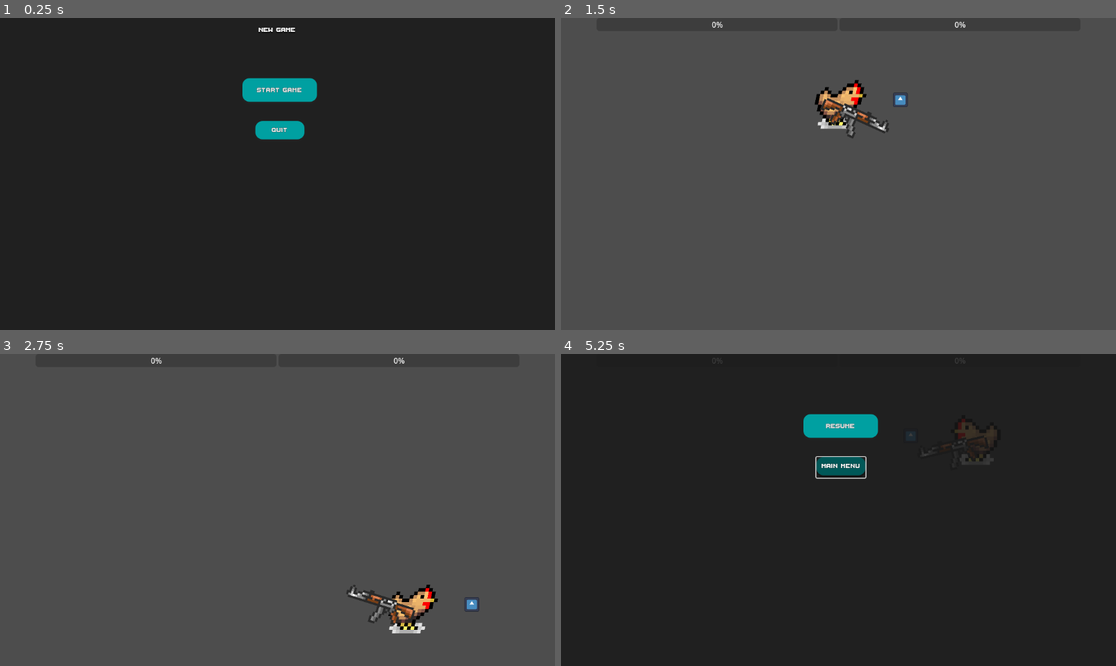
Above: before the commit, frames 1-4 (two rows, left to right).
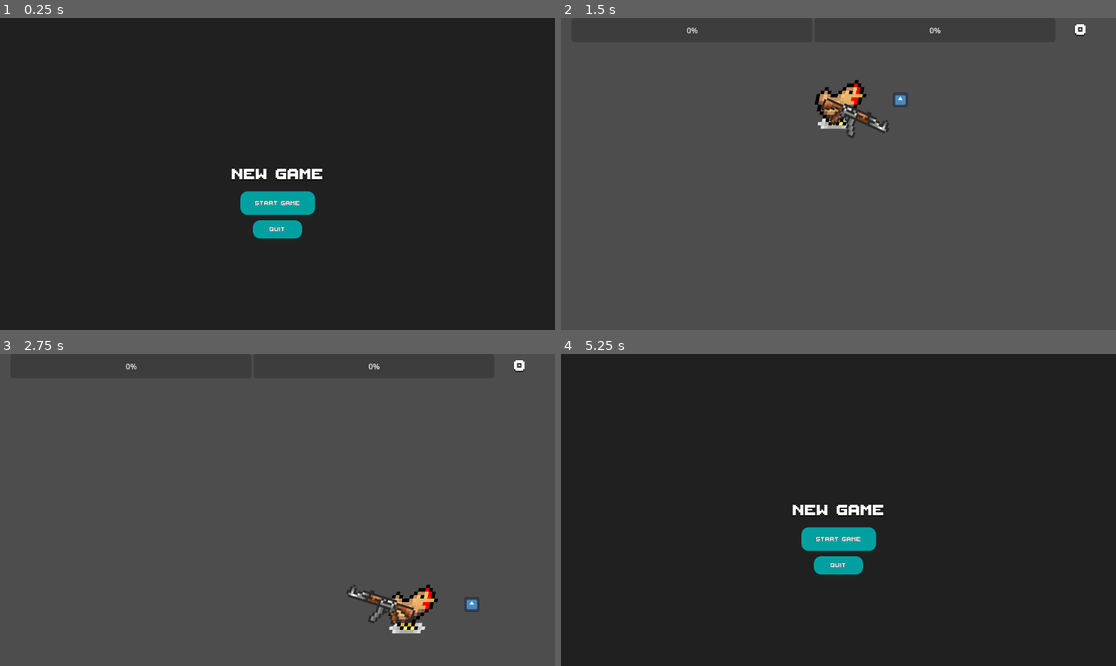
Above: after the commit, the same moments.

Repository: mynkrthd/chicken
Game: Godot game, scene res://Scenes/main.tscn
Two runs of this game, one before a commit and one after it. Both use one fixed random seed, a clock stepped at 60 frames per second and the inputs below. The engine's default icon, where the game draws it, is replaced by a stand-in: a white triangle on a blue panel in a dark square.
Inputs (mouse positions are in pixels of both pictures, inside the frame that each line leads up to):
- Up to frame 1 (0.25 s): no input
- Up to frame 2 (1.5 s): click "START GAME" at 0.5 s; tap Enter at 1.25 s; move the mouse to (960, 158) at 1.27 s; hold D (MoveRight) from 1.28 s (still down); hold Shift (Dash) from 1.28 s (still down)
- Up to frame 3 (2.75 s): move the mouse to (166, 525) at 2.02 s; release D (MoveRight) at 2.03 s; release Shift (Dash) at 2.03 s; hold S (MoveDown) from 2.03 s (still down); tap Shift (Dash) at 2.1 s
- Up to frame 4 (5.25 s): move the mouse to (894, 441) at 2.77 s; release S (MoveDown) at 2.78 s; hold D (MoveRight) 2.78-3.53 s; hold Shift (Dash) 2.78-3.53 s; move the mouse to (810, 572) at 3.52 s; hold W (MoveUp) 3.53-4.28 s; tap Shift (Dash) at 3.6 s; tap Space at 4.25 s; move the mouse to (1005, 556) at 4.27 s; hold A (MoveLeft) 4.28-5 s; hold Shift (Dash) 4.28-5 s; tap Escape (pause_game) at 4.9 s; click "Main MENU" at 5 s

The runs differ from the first frame. In frame 1, 3.5% of the frame differs, in the area x 41-59%, y 3-71%; in frame 2, 0.2%; in frame 3, 0.2%; in frame 4, 3.7%, in the area x 27-78%, y 1-71%.

Commit message:
core loop

Diff:
--- a/project_files/Scenes/UI/hud.tscn
+++ b/project_files/Scenes/UI/hud.tscn
@@ -1,4 +1,6 @@
-[gd_scene format=3 uid="uid://dlmr5vl3ghvlj"]
+[gd_scene load_steps=2 format=3 uid="uid://dlmr5vl3ghvlj"]
+
+[ext_resource type="Theme" uid="uid://c18an0636huu3" path="res://theme.tres" id="1_htc5r"]
 
 [node name="hud" type="Control"]
 layout_mode = 3
@@ -7,6 +9,7 @@
 anchor_bottom = 1.0
 grow_horizontal = 2
 grow_vertical = 2
+theme = ExtResource("1_htc5r")
 
 [node name="HBoxContainer" type="HBoxContainer" parent="."]
 layout_direction = 2
@@ -18,9 +21,17 @@
 alignment = 1
 
 [node name="ProgressBar2" type="ProgressBar" parent="HBoxContainer"]
-custom_minimum_size = Vector2(500, 0)
+custom_minimum_size = Vector2(500, 50)
 layout_mode = 2
 
 [node name="ProgressBar" type="ProgressBar" parent="HBoxContainer"]
-custom_minimum_size = Vector2(500, 0)
+custom_minimum_size = Vector2(500, 50)
 layout_mode = 2
+
+[node name="Label" type="Label" parent="HBoxContainer"]
+custom_minimum_size = Vector2(100, 50)
+layout_mode = 2
+text = "0"
+horizontal_alignment = 1
+vertical_alignment = 1
+autowrap_mode = 2
--- a/project_files/Scenes/UI/main_Menu.tscn
+++ b/project_files/Scenes/UI/main_Menu.tscn
@@ -25,11 +25,18 @@
 color = Color(0.0941176, 0.0941176, 0.0941176, 0.839216)
 
 [node name="titleLbl" type="Label" parent="."]
-layout_mode = 2
-offset_left = 537.0
-offset_top = 15.0
-offset_right = 614.0
-offset_bottom = 34.0
+layout_mode = 1
+anchors_preset = 8
+anchor_left = 0.5
+anchor_top = 0.5
+anchor_right = 0.5
+anchor_bottom = 0.5
+offset_left = -95.5
+offset_top = -23.5
+offset_right = 95.5
+offset_bottom = 23.5
+grow_horizontal = 2
+grow_vertical = 2
 size_flags_horizontal = 4
 size_flags_vertical = 0
 text = "NEW GAME"
@@ -37,20 +44,34 @@
 vertical_alignment = 1
 
 [node name="startBtn" type="Button" parent="."]
-layout_mode = 2
-offset_left = 503.0
-offset_top = 125.0
-offset_right = 658.0
-offset_bottom = 179.0
+layout_mode = 1
+anchors_preset = 8
+anchor_left = 0.5
+anchor_top = 0.5
+anchor_right = 0.5
+anchor_bottom = 0.5
+offset_left = -77.5
+offset_top = 36.0
+offset_right = 77.5
+offset_bottom = 90.0
+grow_horizontal = 2
+grow_vertical = 2
 size_flags_vertical = 4
 text = "START GAME"
 
 [node name="quitBtn" type="Button" parent="."]
-layout_mode = 0
-offset_left = 530.0
-offset_top = 214.0
-offset_right = 632.0
-offset_bottom = 257.0
+layout_mode = 1
+anchors_preset = 8
+anchor_left = 0.5
+anchor_top = 0.5
+anchor_right = 0.5
+anchor_bottom = 0.5
+offset_left = -51.0
+offset_top = 96.0
+offset_right = 51.0
+offset_bottom = 139.0
+grow_horizontal = 2
+grow_vertical = 2
 text = "Quit"
 
 [connection signal="STARTGAME" from="." to="." method="_on_startgame"]
--- a/project_files/Scenes/UI/pause_menu.tscn
+++ b/project_files/Scenes/UI/pause_menu.tscn
@@ -40,3 +40,4 @@
 text = "Main MENU"
 
 [connection signal="pressed" from="resumeBtn" to="." method="_on_resume_btn_pressed"]
+[connection signal="pressed" from="mainMenuBtn" to="." method="_on_main_menu_btn_pressed"]
--- a/project_files/Scenes/main.tscn
+++ b/project_files/Scenes/main.tscn
@@ -23,9 +23,12 @@
 grow_vertical = 1
 
 [node name="GameOver" parent="CanvasLayer" instance=ExtResource("4_vghgb")]
+visible = false
 
 [node name="PauseMenu" parent="CanvasLayer" instance=ExtResource("5_o1636")]
+visible = false
 
 [connection signal="QUITGAME" from="CanvasLayer/mainMenu" to="." method="_on_main_menu_quitgame"]
 [connection signal="STARTGAME" from="CanvasLayer/mainMenu" to="." method="_on_main_menu_startgame"]
+[connection signal="GOTOMAINMENU" from="CanvasLayer/PauseMenu" to="." method="_on_pause_menu_gotomainmenu"]
 [connection signal="RESUMEGAME" from="CanvasLayer/PauseMenu" to="." method="_on_pause_menu_resumegame"]
--- a/project_files/scripts/main.gd
+++ b/project_files/scripts/main.gd
@@ -12,25 +12,30 @@
 
 func gameResume():
 	pause_menu.hide()
-
-func _ready():
+func showMainMenu():
 	main_menu.show()
 	pause_menu.hide()
 	game_over.hide()
 	hud.hide()
 	player_chicken.hide()
 
+func _ready():
+	showMainMenu()
+
 func _input(event):
 	if(event.is_action_pressed("pause_game")):
 		gamePuase()
+
 func _on_main_menu_startgame():
 	player_chicken.show()
 	hud.show()
 	main_menu.hide()
-
 
 func _on_main_menu_quitgame():
 	get_tree().quit()
 
 func _on_pause_menu_resumegame():
 	gameResume()
+
+func _on_pause_menu_gotomainmenu():
+	showMainMenu()
--- a/project_files/scripts/pause_menu.gd
+++ b/project_files/scripts/pause_menu.gd
@@ -1,6 +1,11 @@
 extends Control
 
 signal RESUMEGAME
+signal GOTOMAINMENU
 
 func _on_resume_btn_pressed():
 	RESUMEGAME.emit()
+
+
+func _on_main_menu_btn_pressed():
+	GOTOMAINMENU.emit()
--- a/project_files/theme.tres
+++ b/project_files/theme.tres
@@ -40,5 +40,5 @@
 Label/colors/font_shadow_color = Color(0, 0, 0, 0.67451)
 Label/constants/shadow_offset_x = 0
 Label/constants/shadow_offset_y = 2
-Label/font_sizes/font_size = 20
+Label/font_sizes/font_size = 50
 Label/fonts/font = ExtResource("1_ftfgy")
